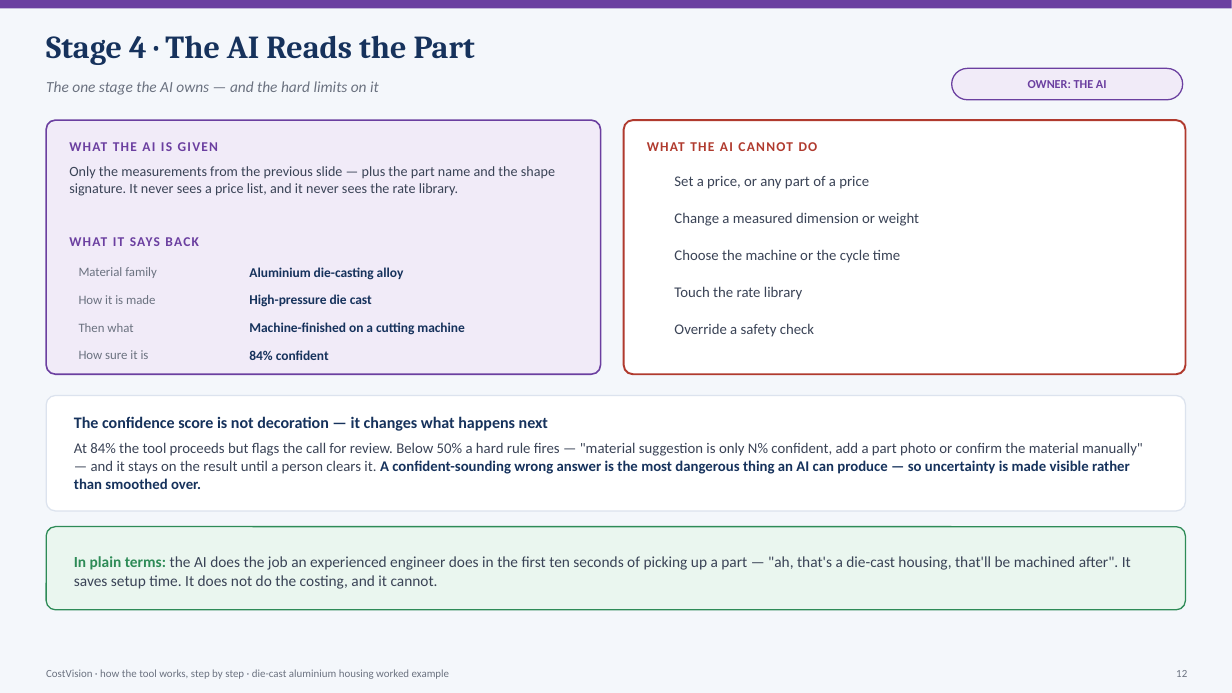
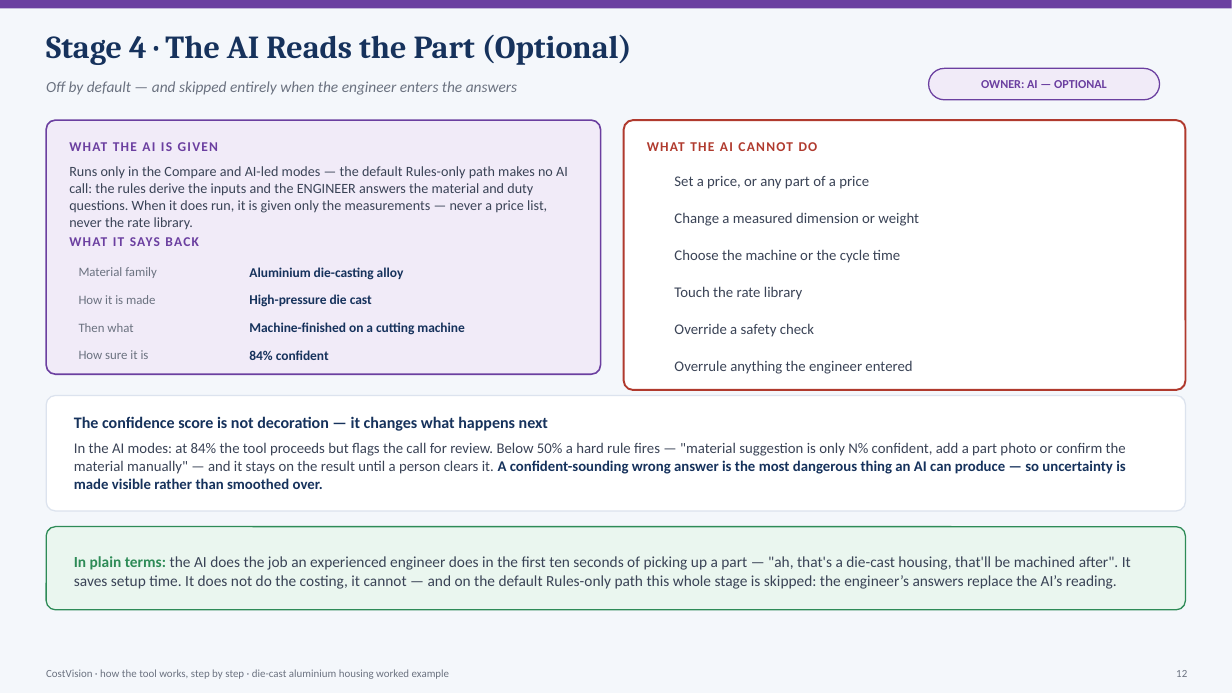
Before and after one commit to bhosaleavinash546/leamington-marathi, a slide deck: slide 12 of CostVision-Workflow-Explained.pptx. Drawn at 1232x693 pixels with LibreOffice and Linux fonts; fonts in the diff are those of the drawing; background and template pictures are left out. Boxes give left, top, right and bottom in pixels: in the first picture for what was removed or moved away, otherwise in the second. Text is boxed around its words. In the diff, an @@ line names an element or a change of style, - is before the commit and + after.

```diff
--- a/CostVision-Workflow-Explained.pptx
+++ b/CostVision-Workflow-Explained.pptx
@@ text at <box>46,34,632,65</box>: text changed @@
-Stage 4 · The AI Reads the Part
+Stage 4 · The AI Reads the Part (Optional)
@@ text at <box>46,81,517,95</box>: text changed @@
-The one stage the AI owns — and the hard limits on it
+Off by default — and skipped entirely when the engineer enters the answers
@@ rounded rectangle: place and size @@
-rounded rectangle at <box>952,68,1183,100</box>
+rounded rectangle at <box>929,68,1160,100</box>
@@ text at <box>981,80,1107,88</box>: text changed @@
-OWNER: THE AI
+OWNER: AI — OPTIONAL
@@ rounded rectangle: place and size @@
-rounded rectangle at <box>624,120,1186,374</box>
+rounded rectangle at <box>624,120,1186,390</box>
@@ rounded rectangle at <box>624,120,1186,390</box>: proportions changed @@
@@ text at <box>69,166,568,229</box>: text changed @@
-Only the measurements from the previous slide — plus the part name and the shape signature. It never sees a price list, and it never sees the rate library.
+Runs only in the Compare and AI-led modes — the default Rules-only path makes no AI call: the rules derive the inputs and the ENGINEER answers the material and duty questions. When it does run, it is given only the measurements — never a price list, never the rate library.
@@ text added at <box>674,360,912,374</box>, 11.5 pt, text #3A4356 @@
+Overrule anything the engineer entered
@@ text at <box>74,442,1126,489</box>: text changed @@
-At 84% the tool proceeds but flags the call for review. Below 50% a hard rule fires — "material suggestion is only N% confident, add a part photo or confirm the material manually" — and it stays on the result until a person clears it. A confident-sounding wrong answer is the most dangerous thing an AI can produce — so uncertainty is made visible rather than smoothed over.
+In the AI modes: at 84% the tool proceeds but flags the call for review. Below 50% a hard rule fires — "material suggestion is only N% confident, add a part photo or confirm the material manually" — and it stays on the result until a person clears it. A confident-sounding wrong answer is the most dangerous thing an AI can produce — so uncertainty is made visible rather than smoothed over.
@@ text at <box>74,556,1131,589</box>: text changed @@
-In plain terms: the AI does the job an experienced engineer does in the first ten seconds of picking up a part — "ah, that's a die-cast housing, that'll be machined after". It saves setup time. It does not do the costing, and it cannot.
+In plain terms: the AI does the job an experienced engineer does in the first ten seconds of picking up a part — "ah, that's a die-cast housing, that'll be machined after". It saves setup time. It does not do the costing, it cannot — and on the default Rules-only path this whole stage is skipped: the engineer’s answers replace the AI’s reading.
```
Also in this commit, not shown: 1 other slide changed, 1 other file.
